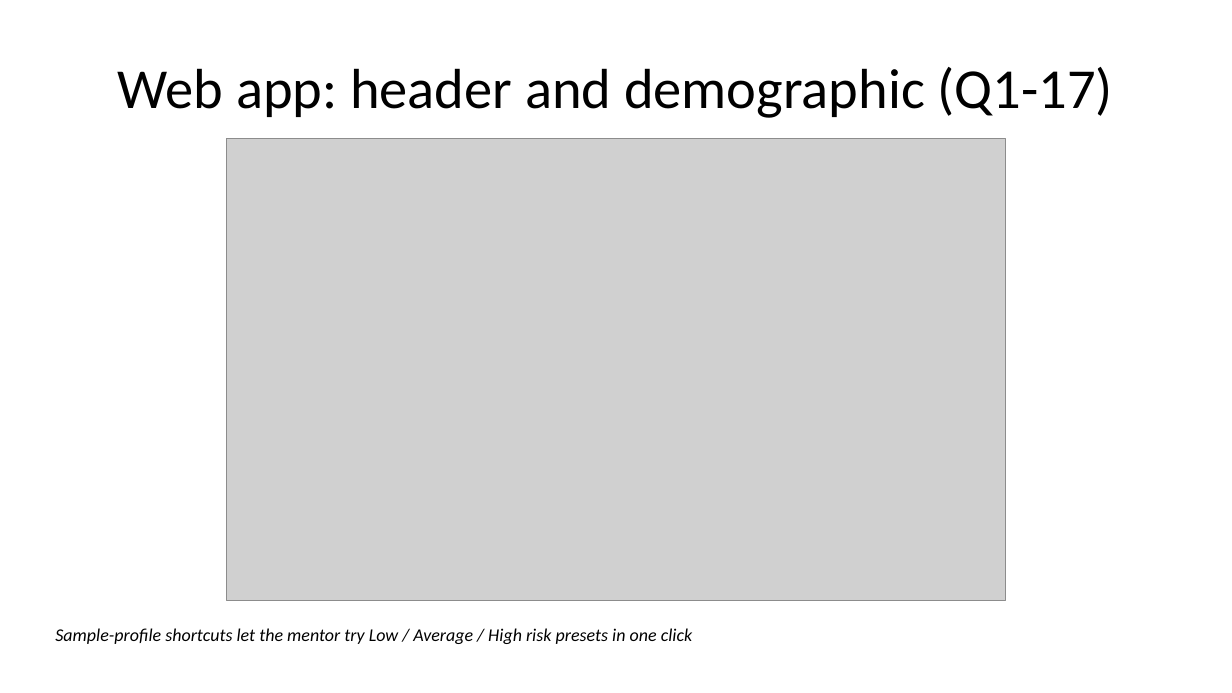
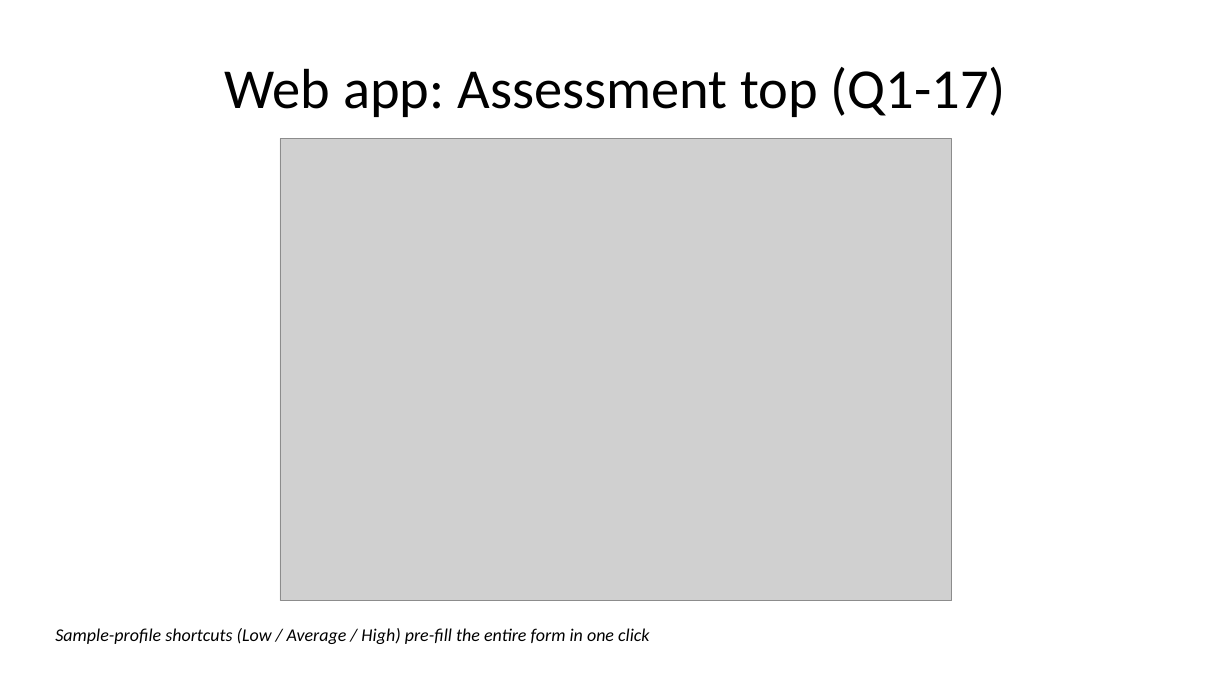
Before and after one commit to AilaVishnu/ergonomic-risk-factor-prediction, a slide deck: slide 57 of deck/Ergonomic_Risk_Factor_Prediction_Project_Plan_WITH_RESULTS.pptx (slide 56 before the commit). Drawn at 1232x693 pixels with LibreOffice and Linux fonts; fonts in the diff are those of the drawing; grey boxes stand for pictures. Boxes give left, top, right and bottom in pixels: in the first picture for what was removed or moved away, otherwise in the second. Text is boxed around its words. In the diff, an @@ line names an element or a change of style, - is before the commit and + after.

```diff
--- a/deck/Ergonomic_Risk_Factor_Prediction_Project_Plan_WITH_RESULTS.pptx
+++ b/deck/Ergonomic_Risk_Factor_Prediction_Project_Plan_WITH_RESULTS.pptx
@@ title at box(225, 67, 1006, 117): text changed @@
-Web app: header and demographic (Q1-17)
+Web app: Assessment top (Q1-17)
@@ picture: place and size @@
-picture at box(227, 139, 1006, 601)
+picture at box(280, 139, 952, 601)
@@ text at box(55, 628, 649, 644): text changed @@
-Sample-profile shortcuts let the mentor try Low / Average / High risk presets in one click
+Sample-profile shortcuts (Low / Average / High) pre-fill the entire form in one click
```
Also in this commit, not shown: 4 other slides changed, 3 slides added, 17 other files.
